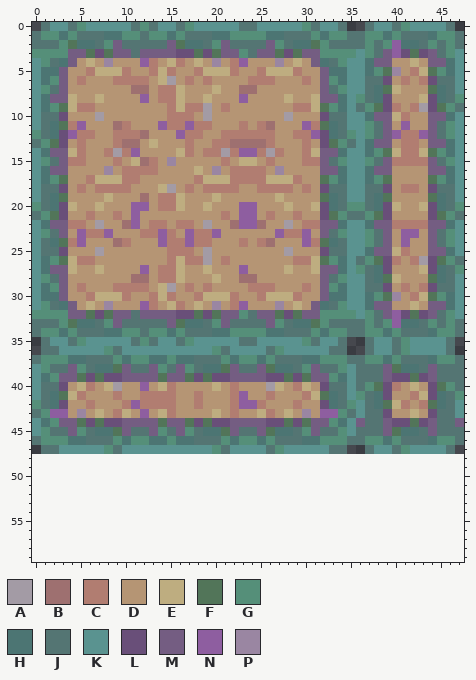
Two states of a pixel-art sprite, resources/tileset4x4@12x12.png. Above, as it was before the edit.
The file is 48x48 pixels. The old version is drawn lined up with the new one, on the new canvas.
Palette (. is transparent): A #a39ba5  B #9e7070  C #b17d71  D #b59574  E #bead80  F #527559  G #558f79  H #4c7573  J #547573  K #5a9390  L #694f79  M #745d82  N #8e5ea0  P #9a86a2
Pixels before (only the part around the change), first column x 0:
42 GJHLDDCDDDCNCCCCDDCDDDCNNCDDDCDDLHJGKJHFECDCFHJK
43 JGNNDPDEDCEDNDECDDDDEDCDDECDEDPDNNGJKJJLDDEDLJJK
44 KHGMMFLFLLMMMMFMMFLFLLMMMMLLFLFMMGHKMJJMLLFLMJJM
45 KGJJMGJHHFMJJMGJMGJHHFMJJMFHHJGMJJGKJJJMFHHJMJJJ
46 JGGGHHJJJGHGGHHGHHJJJGHGGHGJJJHHGGGJJGGHGJJJHGGJ
47 .JJKKKKKGJKKKKKKKKKKGJKKKKJGKKKKKJJ..JKKJGKKKKJ.
48 ................................................
49 ................................................
50 ................................................
51 ................................................
52 ................................................
53 ................................................
54 ................................................
55 ................................................
56 ................................................
57 ................................................
58 ................................................
59 ................................................
Now the later version:
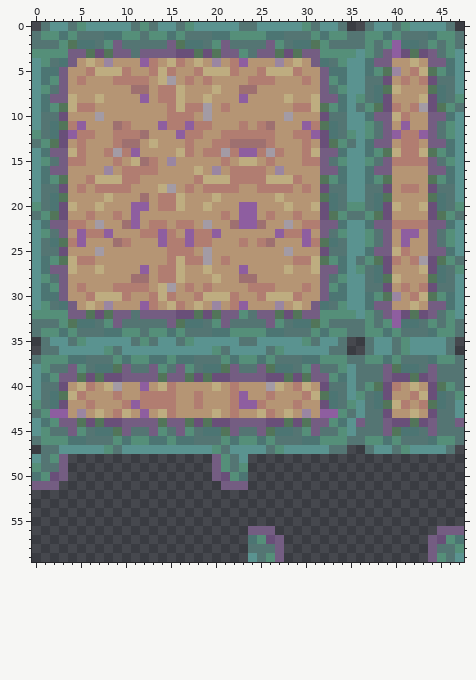
Changes in this commit:
canvas 48x48 -> 48x60
Changed rows in their new state; - is an unchanged pixel.
first column x 0:
48 KJGM----------------MGJK
49 GJJM----------------MGJG
50 HGLM----------------MLGH
51 MMM------------------MMM
first column x 24:
56 MMM------------------MMM
57 HGLM----------------MLGH
58 JJJM----------------MJJG
59 KJGM----------------MGJK
Pixel boxes of the changes (left, top, right, bottom) in both pictures:
added: (32, 454, 68, 490)
added: (212, 454, 284, 562)
added: (428, 526, 464, 562)
